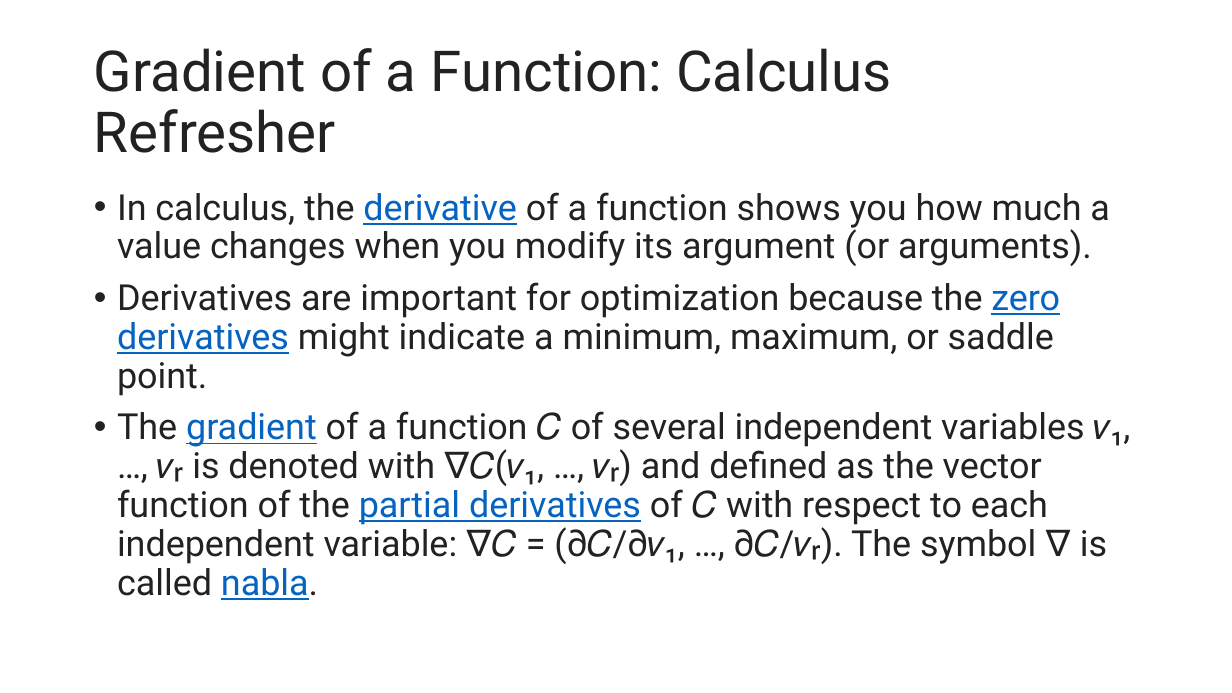
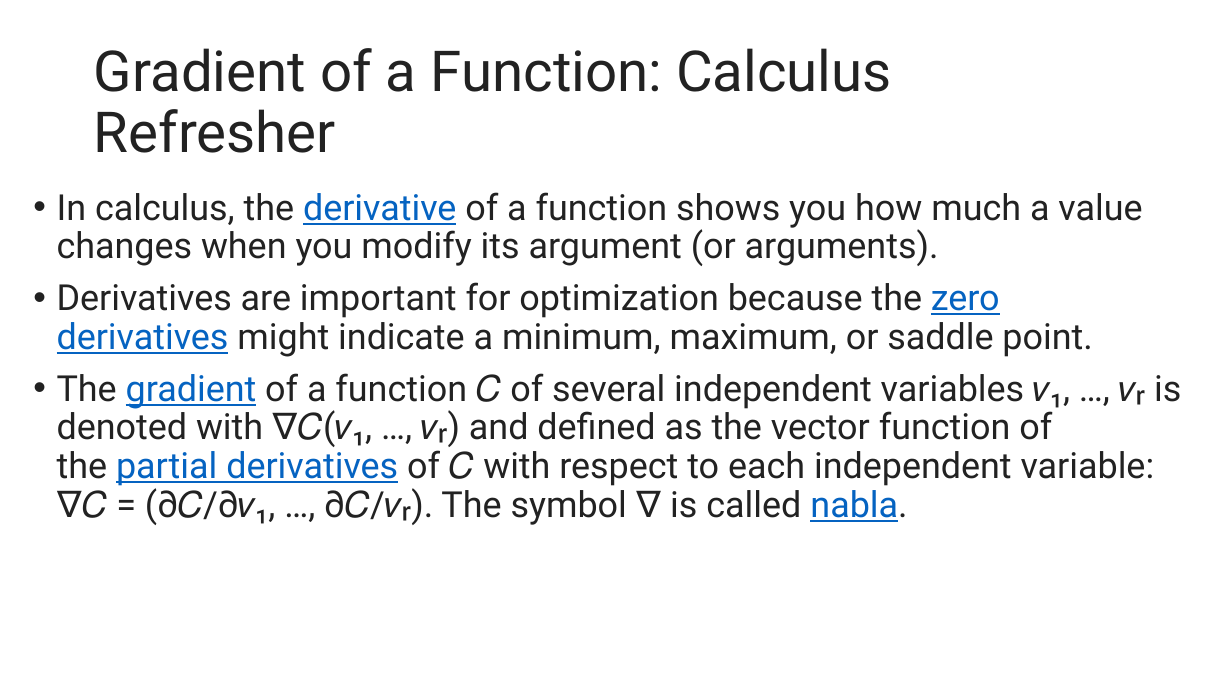
Before and after one commit to motazsaad/Math-Statistics-DataScience, a slide deck: slide 9 of slides/Stochastic Gradient Descent Algorithm.pptx. Drawn at 1232x693 pixels with LibreOffice and Linux fonts; fonts in the diff are those of the drawing. Boxes give left, top, right and bottom in pixels: in the first picture for what was removed or moved away, otherwise in the second. Text is boxed around its words. In the diff, an @@ line names an element or a change of style, - is before the commit and + after.

```diff
--- a/slides/Stochastic Gradient Descent Algorithm.pptx
+++ b/slides/Stochastic Gradient Descent Algorithm.pptx
@@ text "In calculus, the derivative of ..." rewrapped from [117, 192, 1110, 600] to [57, 192, 1181, 525] @@
```
Also in this commit, not shown: 7 other slides changed, 28 slides added, 1 other file.
